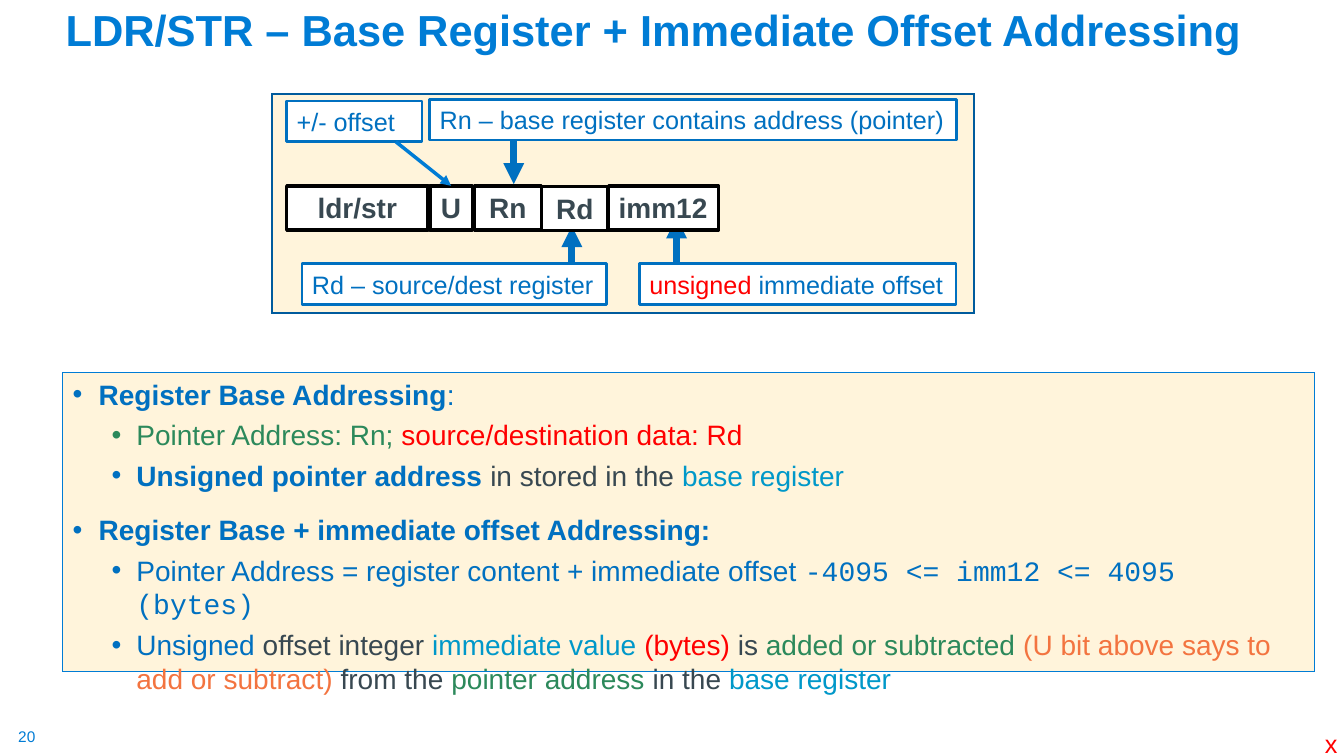
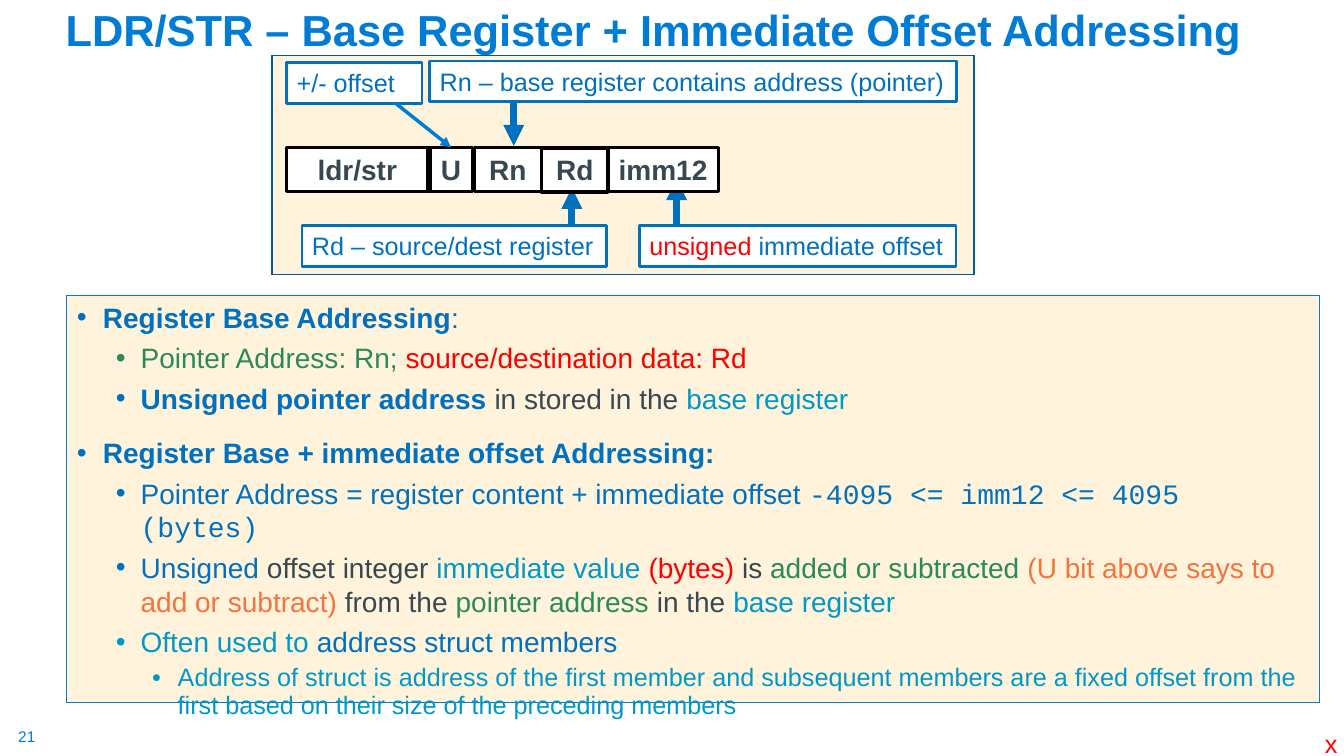
Before and after one commit to cse30-sp24/Muller-Slides, a slide deck: slide 21 of 06-Arm-Part3.pptx (slide 20 before the commit). Drawn at 1344x756 pixels with LibreOffice and Linux fonts; fonts in the diff are those of the drawing. Boxes give left, top, right and bottom in pixels: in the first picture for what was removed or moved away, otherwise in the second. Text is boxed around its words. In the diff, an @@ line names an element or a change of style, - is before the commit and + after.

```diff
--- a/06-Arm-Part3.pptx
+++ b/06-Arm-Part3.pptx
@@ 10 rectangles, 4 arrows moved together from (x1=272, y1=94, x2=974, y2=314) to (x1=272, y1=55, x2=974, y2=275) @@
@@ text "Register Base Addressing:" resized from (x1=63, y1=372, x2=1315, y2=671) to (x1=67, y1=295, x2=1319, y2=704) @@
@@ text at (x1=141, y1=631, x2=1296, y2=719): paragraphs added @@
+  • Often used to address struct members
+    • Address of struct is address of the first member and subsequent members are a fixed offset from the first based on their size of the preceding members
@@ page number at (x1=18, y1=731, x2=35, y2=742): text changed @@
-20
+21
```
Also in this commit, not shown: 9 other slides changed, 12 slides added, 1 other file.
